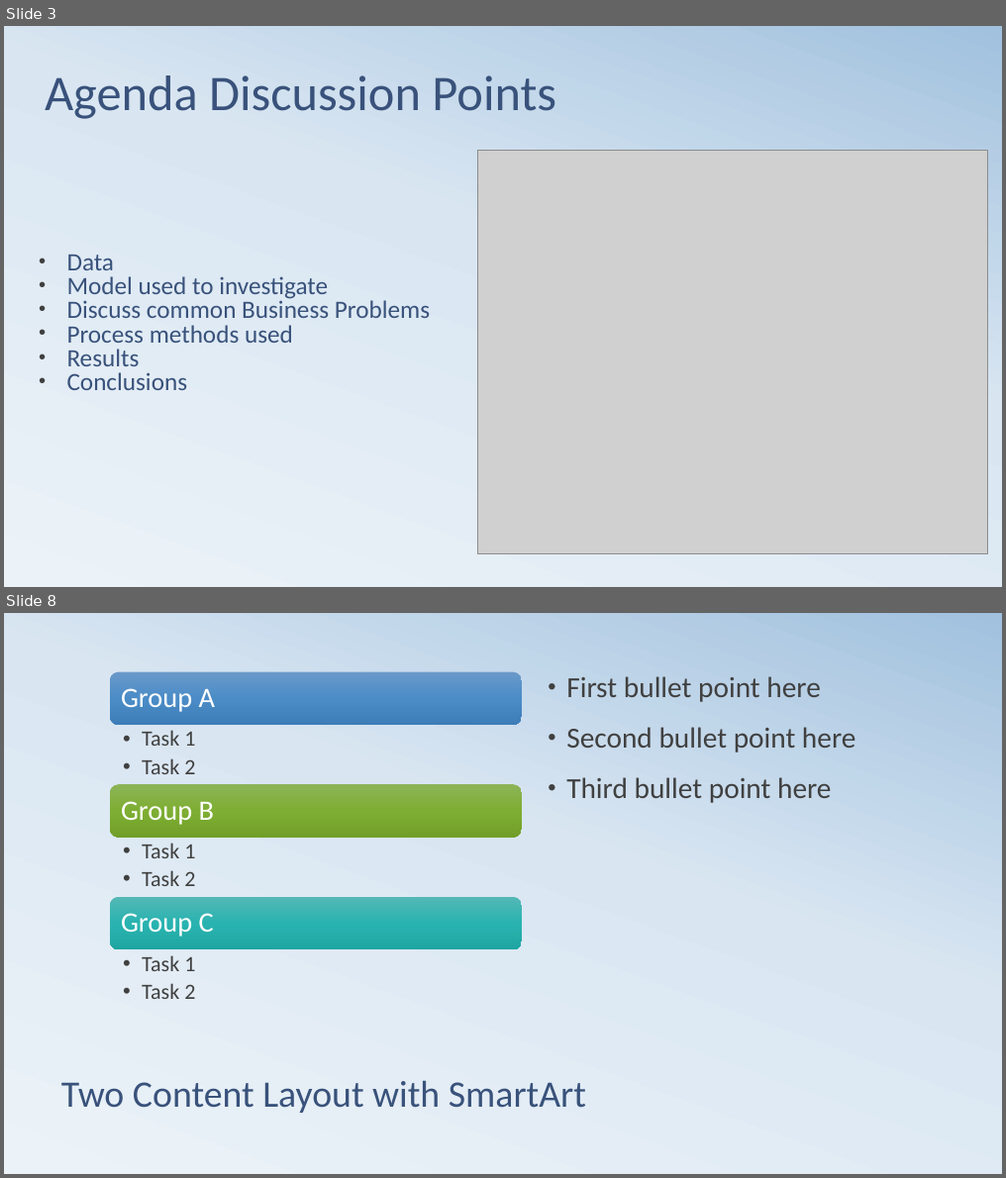
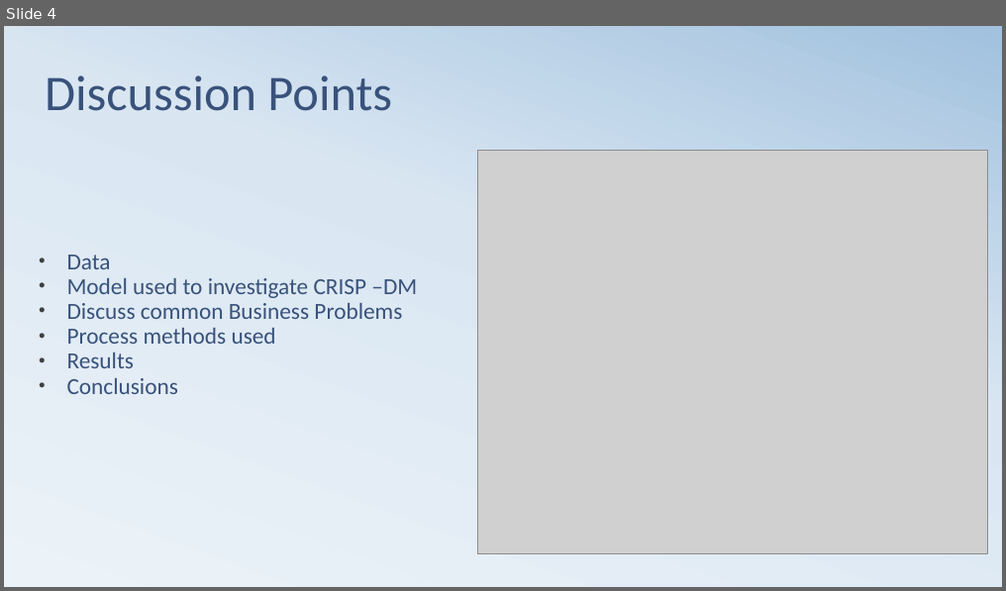
Before and after one commit to githosted/CAPSTONE, a slide deck: Capstone.pptx. Shown one above the other, each under a label of ours: slides 3 and 8 before the commit, slide 4 after it; the slides between them are not shown. The pictures are 1006x1178 and 1006x591 pixels, drawn with LibreOffice and Linux fonts; fonts in the diff are those of the drawing; grey boxes stand for pictures. Boxes give left, top, right and bottom in pixels: in the first picture for what was removed or moved away, otherwise in the second. Text is boxed around its words. In the diff, an @@ line names an element or a change of style, - is before the commit and + after.

```diff
--- a/Capstone.pptx
+++ b/Capstone.pptx
@@ slide 8 removed at (x1=4, y1=613, x2=1002, y2=1174), background gradient #ECF3F8 to #D9E6F2 to #A1C1DE @@
@@ text removed at (x1=566, y1=676, x2=856, y2=803) @@
-• First bullet point here
-• Second bullet point here
-• Third bullet point here
@@ group removed at (x1=110, y1=672, x2=522, y2=999): 6 texts, 3 rounded rectangles @@
-Group A
-  • Task 1
-  • Task 2
-Group B
-  • Task 1
-  • Task 2
-Group C
-  • Task 1
-  • Task 2
@@ title removed at (x1=61, y1=1080, x2=586, y2=1113) @@
-Two Content Layout with SmartArt
@@ what was slide 3 is now slide 4 @@
@@ slide 4 changed as well @@
@@ title at (x1=45, y1=76, x2=392, y2=111): text changed @@
-Agenda Discussion Points
+Discussion Points
@@ text at (x1=67, y1=255, x2=402, y2=394): size 24 to 22.2 pt in "Data", "Discuss common Business Problems", "Process methods used", "Results" and 1 more places; line spacing 0.8 to 0.9 @@
@@ text at (x1=67, y1=278, x2=417, y2=298): text changed; size 24 to 22.2 pt @@
-• Model used to investigate
+• Model used to investigate CRISP –DM
```
Also in this commit, not shown: 5 other slides changed, 2 slides added, 3 other slides removed, 5 other files.
